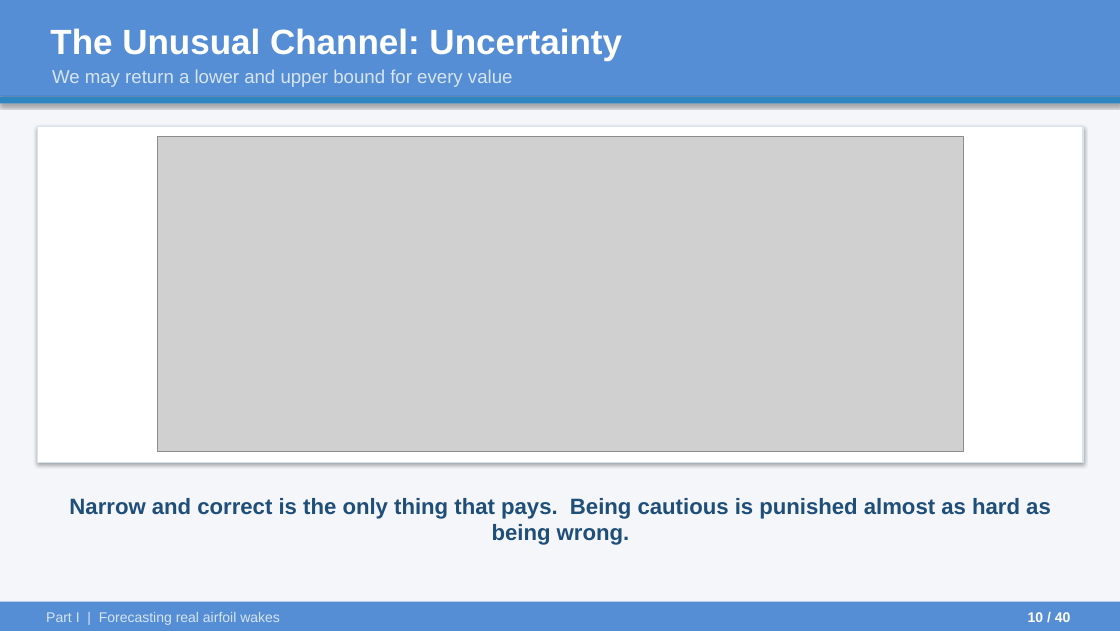
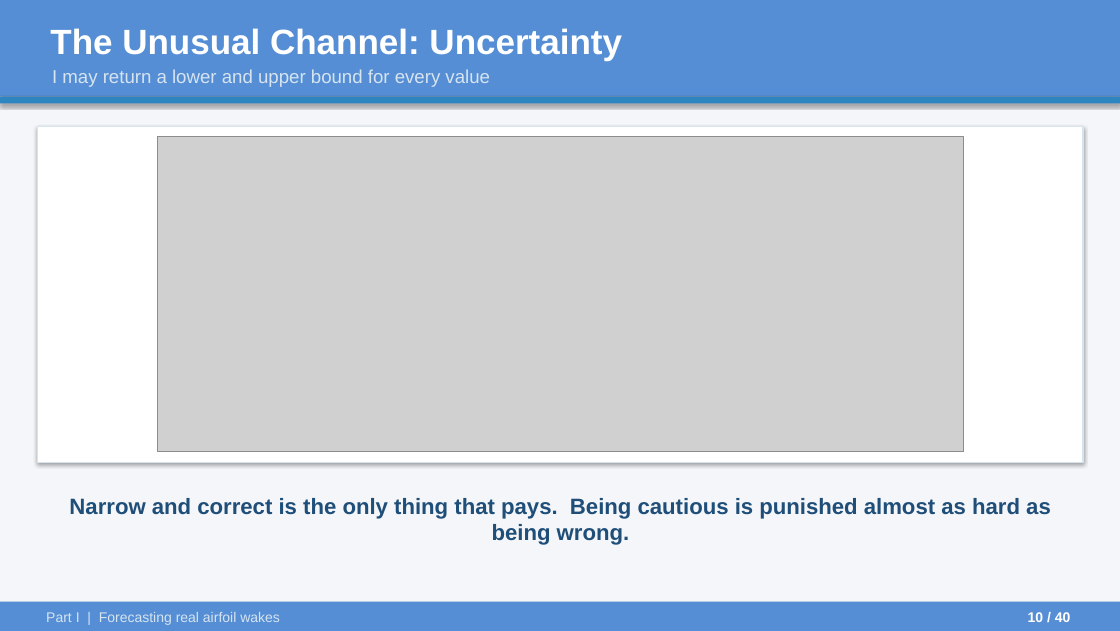
Before and after one commit to ARYAMANN7279/aurora-from-scratch-jax, a slide deck: slide 10 of UGP_Final/UGP_Final_Presentation.pptx. Drawn at 1120x631 pixels with LibreOffice and Linux fonts; fonts in the diff are those of the drawing; grey boxes stand for pictures. Boxes give left, top, right and bottom in pixels: in the first picture for what was removed or moved away, otherwise in the second. Text is boxed around its words. In the diff, an @@ line names an element or a change of style, - is before the commit and + after.

```diff
--- a/UGP_Final/UGP_Final_Presentation.pptx
+++ b/UGP_Final/UGP_Final_Presentation.pptx
@@ text at [52, 69, 490, 87]: text changed @@
-We may return a lower and upper bound for every value
+I may return a lower and upper bound for every value
```
Also in this commit, not shown: 19 other slides changed, 2 other files.
